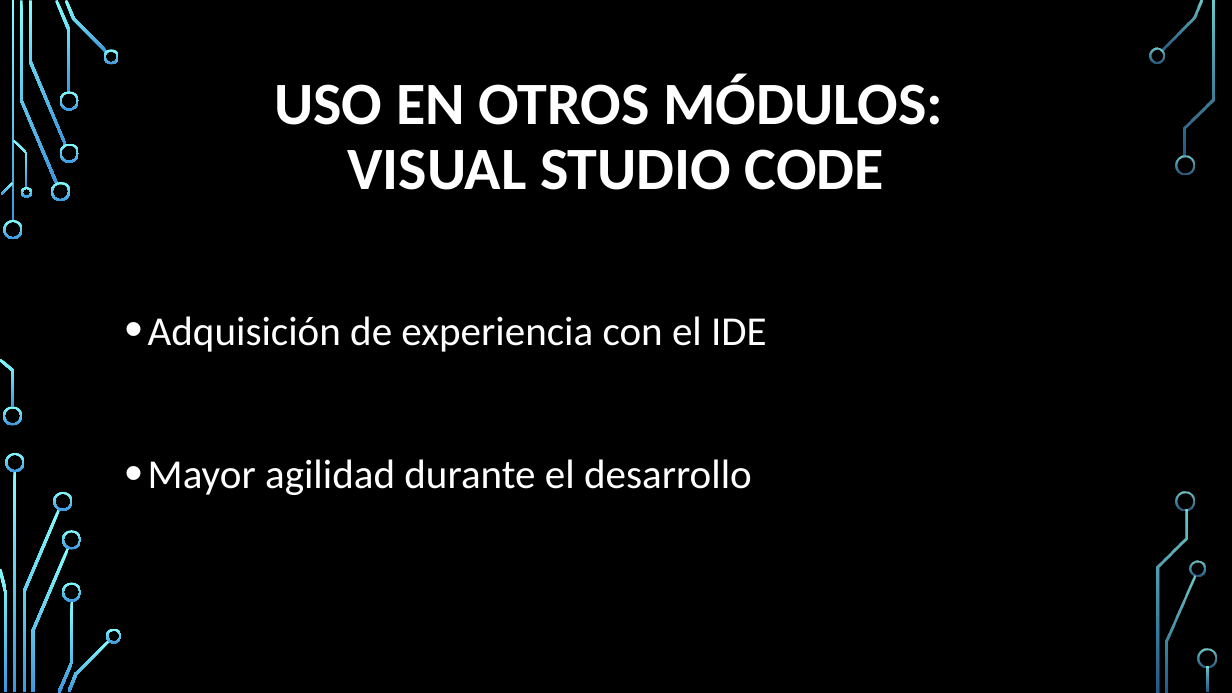
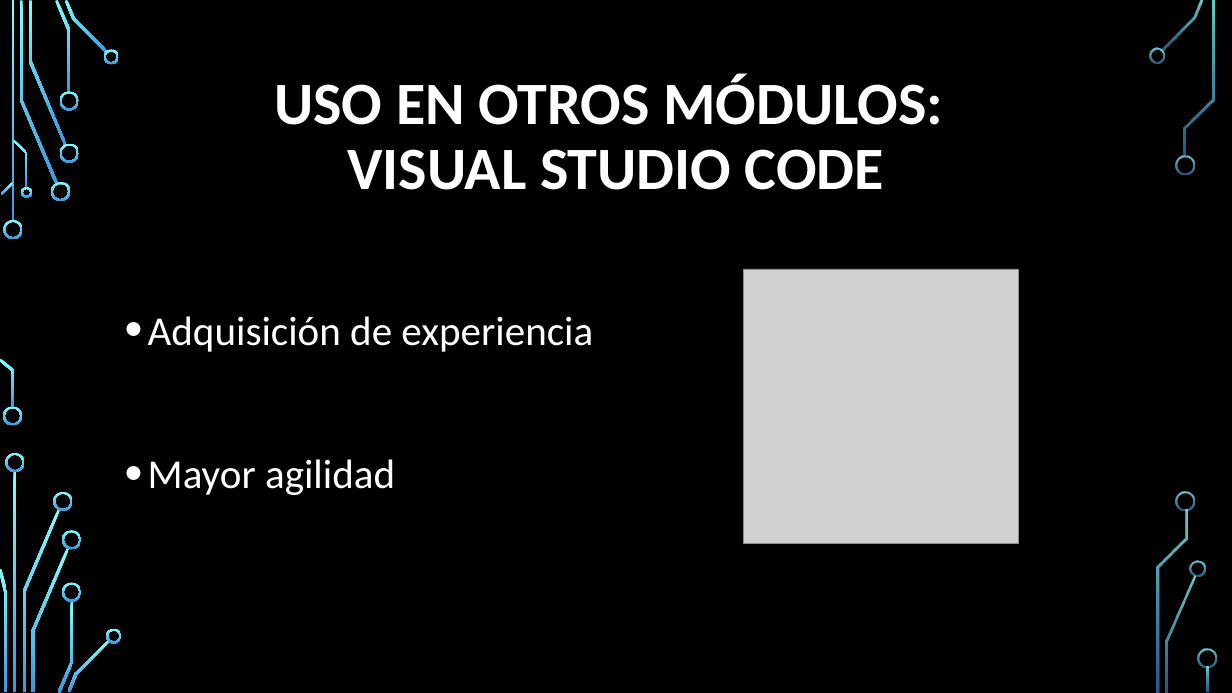
Before and after one commit to Fadria/SGE-Repte-00-Grup-B, a slide deck: slide 15 of Exposicions/Presentación 2 Docker y Python 3 Grupo B.pptx (slide 14 before the commit). Drawn at 1232x693 pixels with LibreOffice and Linux fonts; fonts in the diff are those of the drawing; grey boxes stand for pictures; background and template pictures are left out. Boxes give left, top, right and bottom in pixels: in the first picture for what was removed or moved away, otherwise in the second. Text is boxed around its words. In the diff, an @@ line names an element or a change of style, - is before the commit and + after.

```diff
--- a/Exposicions/Presentación 2 Docker y Python 3 Grupo B.pptx
+++ b/Exposicions/Presentación 2 Docker y Python 3 Grupo B.pptx
@@ picture added at [744, 269, 1019, 543] @@
@@ text at [148, 316, 593, 495]: text changed @@
-• Adquisición de experiencia con el IDE
-• Mayor agilidad durante el desarrollo
+• Adquisición de experiencia
+• Mayor agilidad
```
Also in this commit, not shown: 13 other slides changed, 2 slides added, 5 other files.
